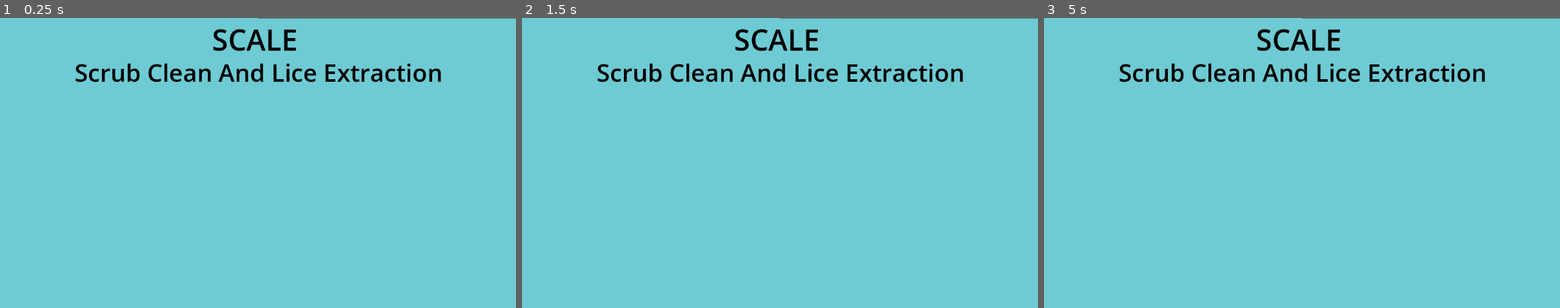
Above: before the commit, frames 1-3 (left to right).
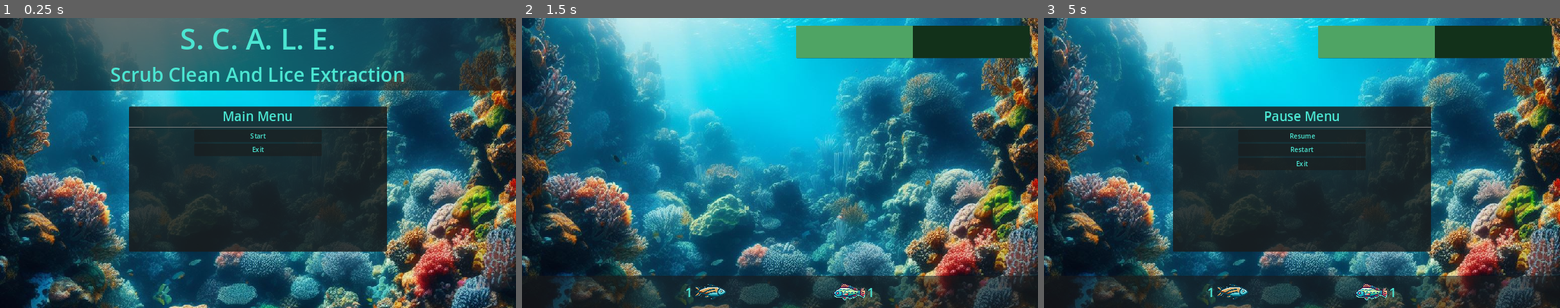
Above: after the commit, the same moments.

Repository: JP-Dhabolt/scale-game
Game: Godot game, scene res://MainLevel/MainLevel.tscn
The game is run twice, just before and just after one commit, with the same random seed, the same clock (stepped at 60 frames per second) and the same inputs. Before the commit the project starts from res://MainLevel.tscn.
Inputs (mouse positions are in pixels of both pictures, inside the frame that each line leads up to):
- Up to frame 1 (0.25 s): no input
- Up to frame 2 (1.5 s): click (780, 136) at 0.5 s, where only the run after the commit has a clickable "Start"; tap Enter at 1.25 s
- Up to frame 3 (5 s): tap Space at 2, 3.5 s; tap Enter at 2.75, 4.25 s; tap Escape (pause, bound only after the commit) at 4.9 s

The runs differ from the first frame. In frame 1, 100% of the frame differs, in the area x 0-100%, y 0-100%; in frame 2, 98%; in frame 3, 99%.

Commit message:
Add Menu #minor (#5)
* Add title, subtitle, and status bar

* Add menu functionality

Diff:
--- a/game/MainLevel.tscn
+++ /dev/null
@@ -1,28 +0,0 @@
-[gd_scene format=3 uid="uid://b0575tgg00ht"]
-
-[node name="Node2D" type="Node2D"]
-
-[node name="Polygon2D" type="Polygon2D" parent="."]
-color = Color(0.431373, 0.792157, 0.827451, 1)
-polygon = PackedVector2Array(0, 0, 1280, 1, 1280, 720, 0, 720)
-
-[node name="Menu" type="CanvasLayer" parent="."]
-follow_viewport_enabled = true
-
-[node name="Title" type="Label" parent="Menu"]
-offset_left = 526.0
-offset_top = 4.0
-offset_right = 739.0
-offset_bottom = 106.0
-theme_override_colors/font_color = Color(0, 0, 0, 1)
-theme_override_font_sizes/font_size = 72
-text = "SCALE"
-
-[node name="Subtitle" type="Label" parent="Menu"]
-offset_left = 185.0
-offset_top = 93.0
-offset_right = 1103.0
-offset_bottom = 179.0
-theme_override_colors/font_color = Color(0, 0, 0, 1)
-theme_override_font_sizes/font_size = 60
-text = "Scrub Clean And Lice Extraction"
--- /dev/null
+++ b/game/MainLevel/MainLevel.tscn
@@ -0,0 +1,107 @@
+[gd_scene load_steps=4 format=3 uid="uid://b0575tgg00ht"]
+
+[ext_resource type="Script" path="res://MainLevel/main_level.gd" id="1_i83p5"]
+[ext_resource type="PackedScene" uid="uid://bal7j74fy0wne" path="res://PlayLevel/PlayLevel.tscn" id="2_aqxvs"]
+[ext_resource type="Texture2D" uid="uid://b75pwf8lvijaf" path="res://images/bing-image-creator-reef.jpeg" id="3_1y7cw"]
+
+[node name="MainLevel" type="Node2D"]
+script = ExtResource("1_i83p5")
+play_level = ExtResource("2_aqxvs")
+
+[node name="Background" type="Sprite2D" parent="."]
+position = Vector2(640, 640)
+scale = Vector2(1.25, 1.25)
+texture = ExtResource("3_1y7cw")
+metadata/_edit_lock_ = true
+
+[node name="Menu" type="CanvasLayer" parent="."]
+layer = 2
+follow_viewport_enabled = true
+
+[node name="TitlePanel" type="PanelContainer" parent="Menu"]
+anchors_preset = 5
+anchor_left = 0.5
+anchor_right = 0.5
+offset_left = -640.0
+offset_right = 640.0
+offset_bottom = 180.0
+grow_horizontal = 2
+
+[node name="VBoxContainer" type="VBoxContainer" parent="Menu/TitlePanel"]
+layout_mode = 2
+
+[node name="Title" type="Label" parent="Menu/TitlePanel/VBoxContainer"]
+layout_mode = 2
+theme_type_variation = &"HeaderLarge"
+text = "S. C. A. L. E."
+horizontal_alignment = 1
+
+[node name="Subtitle" type="Label" parent="Menu/TitlePanel/VBoxContainer"]
+layout_mode = 2
+theme_type_variation = &"HeaderMedium"
+text = "Scrub Clean And Lice Extraction"
+horizontal_alignment = 1
+
+[node name="MenuPanel" type="PanelContainer" parent="Menu"]
+anchors_preset = 8
+anchor_left = 0.5
+anchor_top = 0.5
+anchor_right = 0.5
+anchor_bottom = 0.5
+offset_left = -320.0
+offset_top = -140.0
+offset_right = 320.0
+offset_bottom = 220.0
+grow_horizontal = 2
+grow_vertical = 2
+
+[node name="TabContainer" type="TabContainer" parent="Menu/MenuPanel"]
+layout_mode = 2
+
+[node name="MainMenu" type="VBoxContainer" parent="Menu/MenuPanel"]
+layout_mode = 2
+
+[node name="MainMenuLabel" type="Label" parent="Menu/MenuPanel/MainMenu"]
+layout_mode = 2
+text = "Main Menu"
+horizontal_alignment = 1
+
+[node name="HSeparator" type="HSeparator" parent="Menu/MenuPanel/MainMenu"]
+layout_mode = 2
+
+[node name="StartButtonRow" type="HBoxContainer" parent="Menu/MenuPanel/MainMenu"]
+layout_mode = 2
+
+[node name="Spacer" type="Control" parent="Menu/MenuPanel/MainMenu/StartButtonRow"]
+layout_mode = 2
+size_flags_horizontal = 3
+
+[node name="StartButton" type="Button" parent="Menu/MenuPanel/MainMenu/StartButtonRow"]
+layout_mode = 2
+size_flags_horizontal = 3
+size_flags_stretch_ratio = 2.0
+text = "Start"
+
+[node name="Spacer2" type="Control" parent="Menu/MenuPanel/MainMenu/StartButtonRow"]
+layout_mode = 2
+size_flags_horizontal = 3
+
+[node name="ExitButtonRow" type="HBoxContainer" parent="Menu/MenuPanel/MainMenu"]
+layout_mode = 2
+
+[node name="Spacer" type="Control" parent="Menu/MenuPanel/MainMenu/ExitButtonRow"]
+layout_mode = 2
+size_flags_horizontal = 3
+
+[node name="ExitButton" type="Button" parent="Menu/MenuPanel/MainMenu/ExitButtonRow"]
+layout_mode = 2
+size_flags_horizontal = 3
+size_flags_stretch_ratio = 2.0
+text = "Exit"
+
+[node name="Spacer2" type="Control" parent="Menu/MenuPanel/MainMenu/ExitButtonRow"]
+layout_mode = 2
+size_flags_horizontal = 3
+
+[connection signal="pressed" from="Menu/MenuPanel/MainMenu/StartButtonRow/StartButton" to="." method="_on_start_button_pressed"]
+[connection signal="pressed" from="Menu/MenuPanel/MainMenu/ExitButtonRow/ExitButton" to="." method="_on_exit_button_pressed"]
--- /dev/null
+++ b/game/MainLevel/main_level.gd
@@ -0,0 +1,9 @@
+extends Node2D
+
+@export var play_level: PackedScene
+
+func _on_start_button_pressed():
+	get_tree().change_scene_to_packed(play_level)
+
+func _on_exit_button_pressed():
+	get_tree().quit()
--- /dev/null
+++ b/game/PlayLevel/PlayLevel.tscn
@@ -0,0 +1,21 @@
+[gd_scene load_steps=4 format=3 uid="uid://bal7j74fy0wne"]
+
+[ext_resource type="Script" path="res://PlayLevel/play_level.gd" id="1_qu1t7"]
+[ext_resource type="Texture2D" uid="uid://b75pwf8lvijaf" path="res://images/bing-image-creator-reef.jpeg" id="1_t03hn"]
+[ext_resource type="PackedScene" uid="uid://dilkdrg0uhh1b" path="res://UserInterface/UserInterface.tscn" id="2_h1imc"]
+
+[node name="PlayLevel" type="Node2D"]
+script = ExtResource("1_qu1t7")
+
+[node name="Background" type="Sprite2D" parent="."]
+position = Vector2(640, 640)
+scale = Vector2(1.25, 1.25)
+texture = ExtResource("1_t03hn")
+metadata/_edit_lock_ = true
+
+[node name="UserInterface" parent="." instance=ExtResource("2_h1imc")]
+unique_name_in_owner = true
+
+[connection signal="quit" from="UserInterface" to="." method="_on_user_interface_quit"]
+[connection signal="restart" from="UserInterface" to="." method="_on_user_interface_restart"]
+[connection signal="resume" from="UserInterface" to="." method="_on_user_interface_resume"]
--- /dev/null
+++ b/game/PlayLevel/play_level.gd
@@ -0,0 +1,12 @@
+extends Node2D
+
+@onready var user_interface: UserInterface = %UserInterface
+
+func _on_user_interface_quit():
+	get_tree().quit()
+
+func _on_user_interface_resume():
+	get_tree().paused = false
+
+func _on_user_interface_restart():
+	print("Restarting Game")
--- /dev/null
+++ b/game/UserInterface/UserInterface.tscn
@@ -0,0 +1,156 @@
+[gd_scene load_steps=4 format=3 uid="uid://dilkdrg0uhh1b"]
+
+[ext_resource type="Script" path="res://UserInterface/user_interface.gd" id="1_rrxmq"]
+[ext_resource type="Texture2D" uid="uid://c4b8pggvv512j" path="res://images/bing-image-creator-small-fish.png" id="2_40ga3"]
+[ext_resource type="Texture2D" uid="uid://2ly7sjpyvtm0" path="res://images/bing-image-creator-stylized-fish.png" id="3_30ltk"]
+
+[node name="UserInterface" type="CanvasLayer"]
+process_mode = 3
+script = ExtResource("1_rrxmq")
+
+[node name="BottomPanel" type="PanelContainer" parent="."]
+anchors_preset = 7
+anchor_left = 0.5
+anchor_top = 1.0
+anchor_right = 0.5
+anchor_bottom = 1.0
+offset_left = -640.0
+offset_top = -80.0
+offset_right = 640.0
+grow_horizontal = 2
+grow_vertical = 0
+
+[node name="HBoxContainer" type="HBoxContainer" parent="BottomPanel"]
+layout_mode = 2
+
+[node name="Spacer" type="Control" parent="BottomPanel/HBoxContainer"]
+layout_mode = 2
+size_flags_horizontal = 3
+
+[node name="SmallFishLabel" type="Label" parent="BottomPanel/HBoxContainer"]
+layout_mode = 2
+size_flags_horizontal = 10
+text = "1"
+
+[node name="SmallFish" type="TextureRect" parent="BottomPanel/HBoxContainer"]
+layout_mode = 2
+size_flags_horizontal = 2
+texture = ExtResource("2_40ga3")
+expand_mode = 2
+stretch_mode = 5
+
+[node name="StylizedFish" type="TextureRect" parent="BottomPanel/HBoxContainer"]
+layout_mode = 2
+size_flags_horizontal = 10
+texture = ExtResource("3_30ltk")
+expand_mode = 2
+stretch_mode = 5
+
+[node name="StylizedFishLabel" type="Label" parent="BottomPanel/HBoxContainer"]
+layout_mode = 2
+size_flags_horizontal = 2
+text = "1"
+
+[node name="Spacer2" type="Control" parent="BottomPanel/HBoxContainer"]
+layout_mode = 2
+size_flags_horizontal = 3
+
+[node name="TopPanel" type="PanelContainer" parent="."]
+anchors_preset = 1
+anchor_left = 1.0
+anchor_right = 1.0
+offset_left = -600.0
+offset_top = 20.0
+offset_right = -20.0
+offset_bottom = 100.0
+grow_horizontal = 0
+
+[node name="ProgressBar" type="ProgressBar" parent="TopPanel"]
+layout_mode = 2
+size_flags_vertical = 1
+step = 1.0
+value = 50.0
+show_percentage = false
+
+[node name="MenuPanel" type="PanelContainer" parent="."]
+unique_name_in_owner = true
+anchors_preset = 8
+anchor_left = 0.5
+anchor_top = 0.5
+anchor_right = 0.5
+anchor_bottom = 0.5
+offset_left = -320.0
+offset_top = -140.0
+offset_right = 320.0
+offset_bottom = 220.0
+grow_horizontal = 2
+grow_vertical = 2
+
+[node name="TabContainer" type="TabContainer" parent="MenuPanel"]
+layout_mode = 2
+
+[node name="MainMenu" type="VBoxContainer" parent="MenuPanel"]
+layout_mode = 2
+
+[node name="PauseMenuLabel" type="Label" parent="MenuPanel/MainMenu"]
+layout_mode = 2
+text = "Pause Menu"
+horizontal_alignment = 1
+
+[node name="HSeparator" type="HSeparator" parent="MenuPanel/MainMenu"]
+layout_mode = 2
+
+[node name="ResumeButtonRow" type="HBoxContainer" parent="MenuPanel/MainMenu"]
+layout_mode = 2
+
+[node name="Spacer" type="Control" parent="MenuPanel/MainMenu/ResumeButtonRow"]
+layout_mode = 2
+size_flags_horizontal = 3
+
+[node name="ResumeButton" type="Button" parent="MenuPanel/MainMenu/ResumeButtonRow"]
+layout_mode = 2
+size_flags_horizontal = 3
+size_flags_stretch_ratio = 2.0
+text = "Resume"
+
+[node name="Spacer2" type="Control" parent="MenuPanel/MainMenu/ResumeButtonRow"]
+layout_mode = 2
+size_flags_horizontal = 3
+
+[node name="RestartButtonRow" type="HBoxContainer" parent="MenuPanel/MainMenu"]
+layout_mode = 2
+
+[node name="Spacer" type="Control" parent="MenuPanel/MainMenu/RestartButtonRow"]
+layout_mode = 2
+size_flags_horizontal = 3
+
+[node name="RestartButton" type="Button" parent="MenuPanel/MainMenu/RestartButtonRow"]
+layout_mode = 2
+size_flags_horizontal = 3
+size_flags_stretch_ratio = 2.0
+text = "Restart"
+
+[node name="Spacer2" type="Control" parent="MenuPanel/MainMenu/RestartButtonRow"]
+layout_mode = 2
+size_flags_horizontal = 3
+
+[node name="ExitButtonRow" type="HBoxContainer" parent="MenuPanel/MainMenu"]
+layout_mode = 2
+
+[node name="Spacer" type="Control" parent="MenuPanel/MainMenu/ExitButtonRow"]
+layout_mode = 2
+size_flags_horizontal = 3
+
+[node name="ExitButton" type="Button" parent="MenuPanel/MainMenu/ExitButtonRow"]
+layout_mode = 2
+size_flags_horizontal = 3
+size_flags_stretch_ratio = 2.0
+text = "Exit"
+
+[node name="Spacer2" type="Control" parent="MenuPanel/MainMenu/ExitButtonRow"]
+layout_mode = 2
+size_flags_horizontal = 3
+
+[connection signal="pressed" from="MenuPanel/MainMenu/ResumeButtonRow/ResumeButton" to="." method="_on_resume_button_pressed"]
+[connection signal="pressed" from="MenuPanel/MainMenu/RestartButtonRow/RestartButton" to="." method="_on_restart_button_pressed"]
+[connection signal="pressed" from="MenuPanel/MainMenu/ExitButtonRow/ExitButton" to="." method="_on_exit_button_pressed"]
--- /dev/null
+++ b/game/UserInterface/user_interface.gd
@@ -0,0 +1,42 @@
+class_name UserInterface
+extends CanvasLayer
+
+signal resume
+signal restart
+signal quit
+
+@onready var menu_panel: PanelContainer = %MenuPanel
+var is_paused: bool = false
+
+func unpause():
+	is_paused = false
+	menu_panel.hide()
+	emit_signal("resume")
+
+func pause():
+	is_paused = true
+	menu_panel.show()
+
+func toggle_pause():
+	get_tree().paused = !get_tree().paused
+	if is_paused:
+		unpause()
+	else:
+		pause()
+
+func _ready():
+	menu_panel.hide()
+
+func _process(_delta):
+	if Input.is_action_just_pressed("pause"):
+		toggle_pause()
+
+func _on_resume_button_pressed():
+	unpause()
+
+func _on_restart_button_pressed():
+	emit_signal("restart")
+
+func _on_exit_button_pressed():
+	print("quit")
+	emit_signal("quit")
--- a/game/project.godot
+++ b/game/project.godot
@@ -12,7 +12,7 @@
 
 config/name="SCALE"
 config/description="Scrub Clean and Lice Extraction - Game Off 2023"
-run/main_scene="res://MainLevel.tscn"
+run/main_scene="res://MainLevel/MainLevel.tscn"
 config/features=PackedStringArray("4.1", "GL Compatibility")
 config/icon="res://icon.svg"
 
@@ -20,6 +20,19 @@
 
 window/size/viewport_width=1280
 window/size/viewport_height=720
+window/stretch/mode="canvas_items"
+
+[gui]
+
+theme/custom="res://scale_game_theme.tres"
+
+[input]
+
+pause={
+"deadzone": 0.5,
+"events": [Object(InputEventKey,"resource_local_to_scene":false,"resource_name":"","device":0,"window_id":0,"alt_pressed":false,"shift_pressed":false,"ctrl_pressed":false,"meta_pressed":false,"pressed":false,"keycode":0,"physical_keycode":4194305,"key_label":0,"unicode":0,"echo":false,"script":null)
+]
+}
 
 [rendering]
 
--- /dev/null
+++ b/game/scale_game_theme.tres
@@ -0,0 +1,24 @@
+[gd_resource type="Theme" load_steps=5 format=3 uid="uid://ck4416c2nfi2n"]
+
+[sub_resource type="SystemFont" id="SystemFont_qrogm"]
+font_names = PackedStringArray("Comic Sans MS")
+
+[sub_resource type="SystemFont" id="SystemFont_hw335"]
+font_names = PackedStringArray("Comic Sans MS")
+
+[sub_resource type="StyleBoxFlat" id="StyleBoxFlat_88d8v"]
+bg_color = Color(0.0705882, 0.192157, 0.101961, 1)
+
+[sub_resource type="StyleBoxFlat" id="StyleBoxFlat_15yjp"]
+bg_color = Color(0.309804, 0.643137, 0.392157, 1)
+
+[resource]
+Button/colors/font_color = Color(0.294118, 0.901961, 0.823529, 1)
+Button/fonts/font = SubResource("SystemFont_qrogm")
+HeaderLarge/font_sizes/font_size = 72
+HeaderMedium/font_sizes/font_size = 48
+Label/colors/font_color = Color(0.294118, 0.901961, 0.823529, 1)
+Label/font_sizes/font_size = 32
+Label/fonts/font = SubResource("SystemFont_hw335")
+ProgressBar/styles/background = SubResource("StyleBoxFlat_88d8v")
+ProgressBar/styles/fill = SubResource("StyleBoxFlat_15yjp")
Binary file added: game/images/bing-image-creator-reef.jpeg
Not shown, added: game/images/bing-image-creator-reef.jpeg.import
Binary file added: game/images/bing-image-creator-small-fish.png
Not shown, added: game/images/bing-image-creator-small-fish.png.import
Binary file added: game/images/bing-image-creator-stylized-fish.png
Not shown, added: game/images/bing-image-creator-stylized-fish.png.import
Not shown, added: ATTRIBUTIONS.md
Not shown, added: resources/bing-image-creator-reef.jpeg
Not shown, added: resources/bing-image-creator-small-fish.jpeg
Not shown, added: resources/bing-image-creator-small-fish.png
Not shown, added: resources/bing-image-creator-stylized-fish.jpeg
Not shown, added: resources/bing-image-creator-stylized-fish.png
